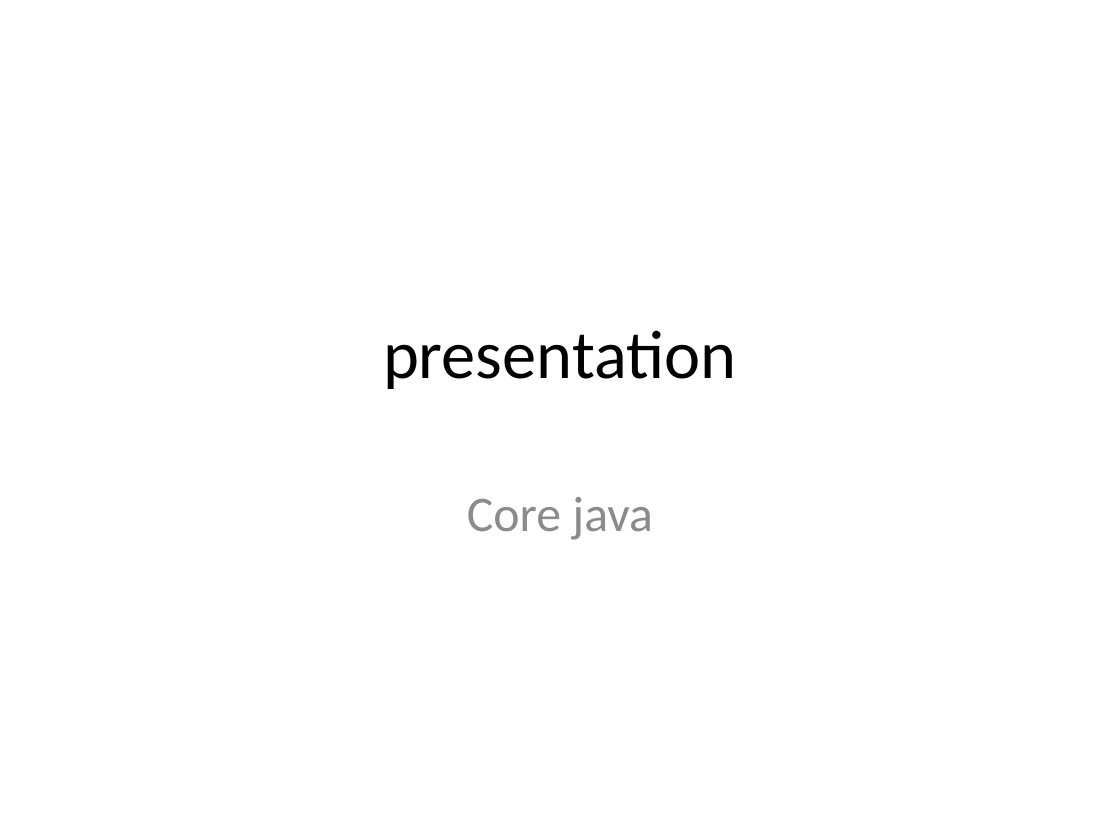
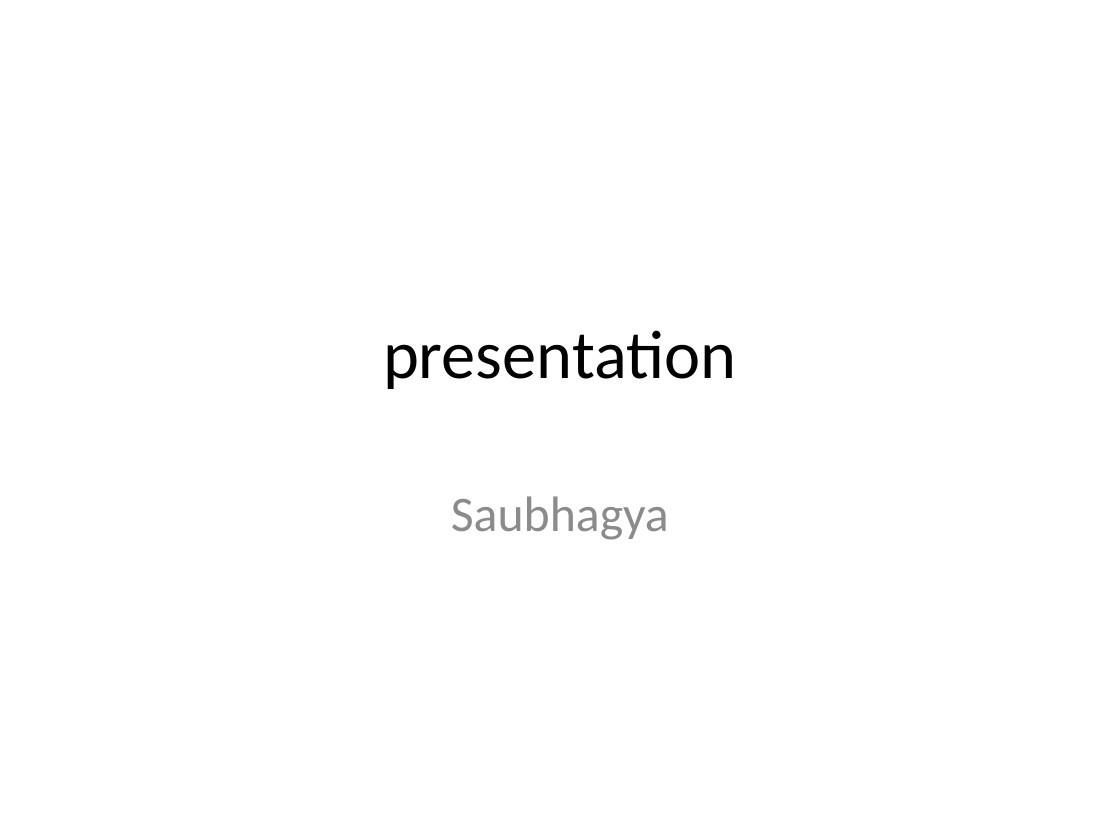
Before and after one commit to harishaa006/test, a slide deck: slide 1 of Sowbhagya.pptx. Drawn at 1120x840 pixels with LibreOffice and Linux fonts; fonts in the diff are those of the drawing. Boxes give left, top, right and bottom in pixels: in the first picture for what was removed or moved away, otherwise in the second. Text is boxed around its words. In the diff, an @@ line names an element or a change of style, - is before the commit and + after.

Commit message:
namechange

```diff
--- a/Sowbhagya.pptx
+++ b/Sowbhagya.pptx
@@ subtitle at bbox=[451, 496, 669, 540]: text changed @@
-Core java
+Saubhagya
```
